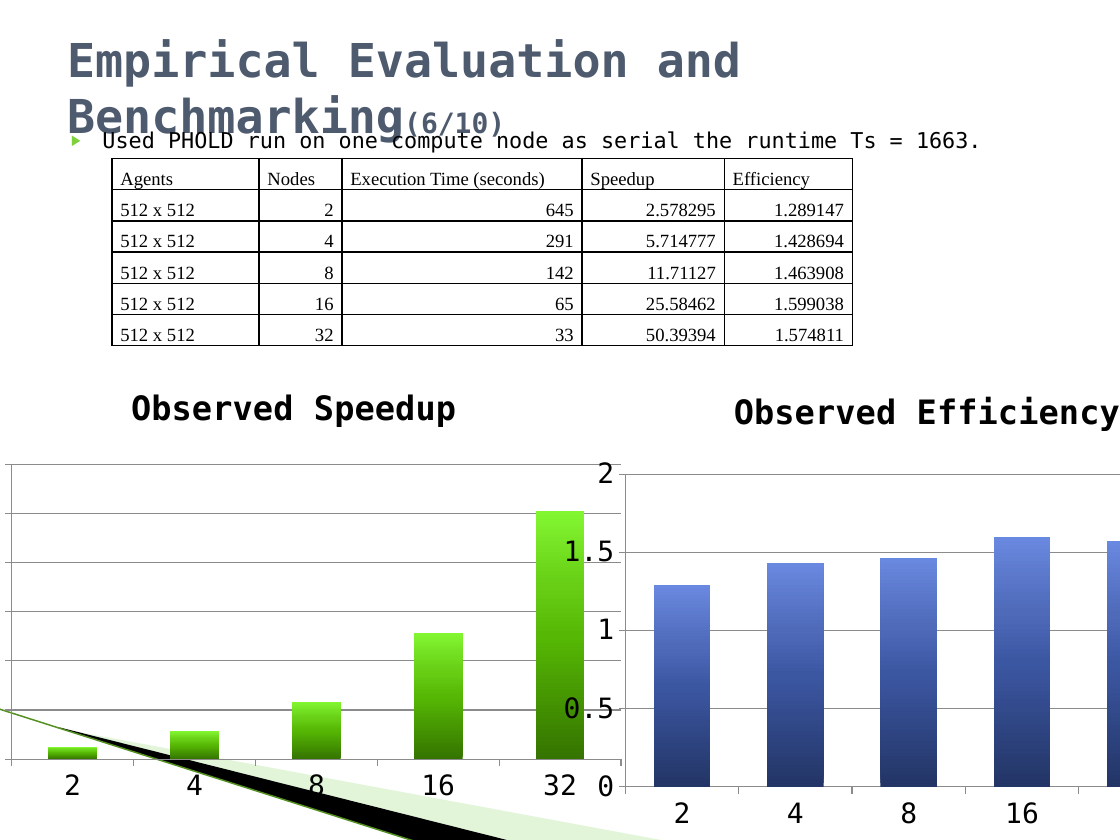
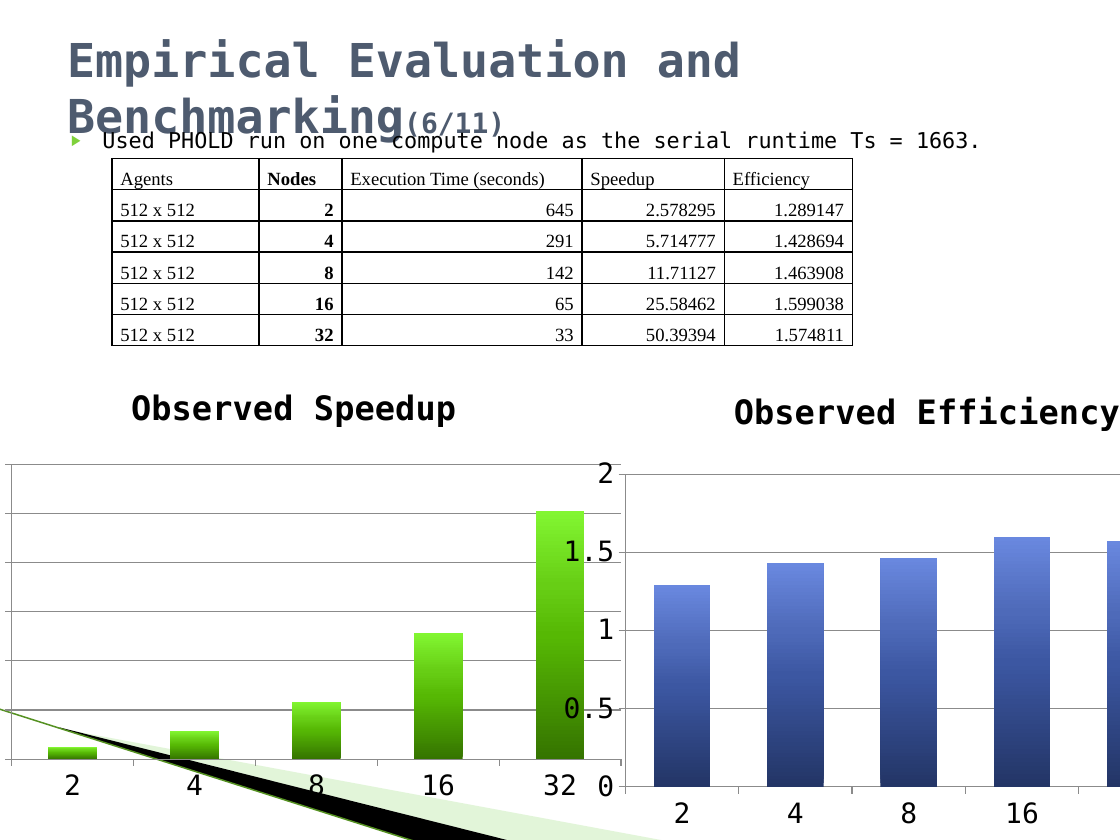
Before and after one commit to raodj/muse, a slide deck: slide 13 of Thesis/MUSE_Defense_presentation.pptx. Drawn at 1120x840 pixels with LibreOffice and Linux fonts; fonts in the diff are those of the drawing; background and template pictures are left out. Boxes give left, top, right and bottom in pixels: in the first picture for what was removed or moved away, otherwise in the second. Text is boxed around its words. In the diff, an @@ line names an element or a change of style, - is before the commit and + after.

```diff
--- a/Thesis/MUSE_Defense_presentation.pptx
+++ b/Thesis/MUSE_Defense_presentation.pptx
@@ title at box(67, 39, 741, 143): text changed @@
-Empirical Evaluation and Benchmarking(6/10)
+Empirical Evaluation and Benchmarking(6/11)
@@ text at box(102, 130, 982, 153): text changed @@
-▶ Used PHOLD run on one compute node as serial the runtime Ts = 1663.
+▶ Used PHOLD run on one compute node as the serial runtime Ts = 1663.
@@ table at box(112, 159, 851, 361) @@
@@ bold on in "Nodes", "2", "4", "8" and 2 more places @@
```
Also in this commit, not shown: 9 other slides changed, 1 slide added, 1 other file.
